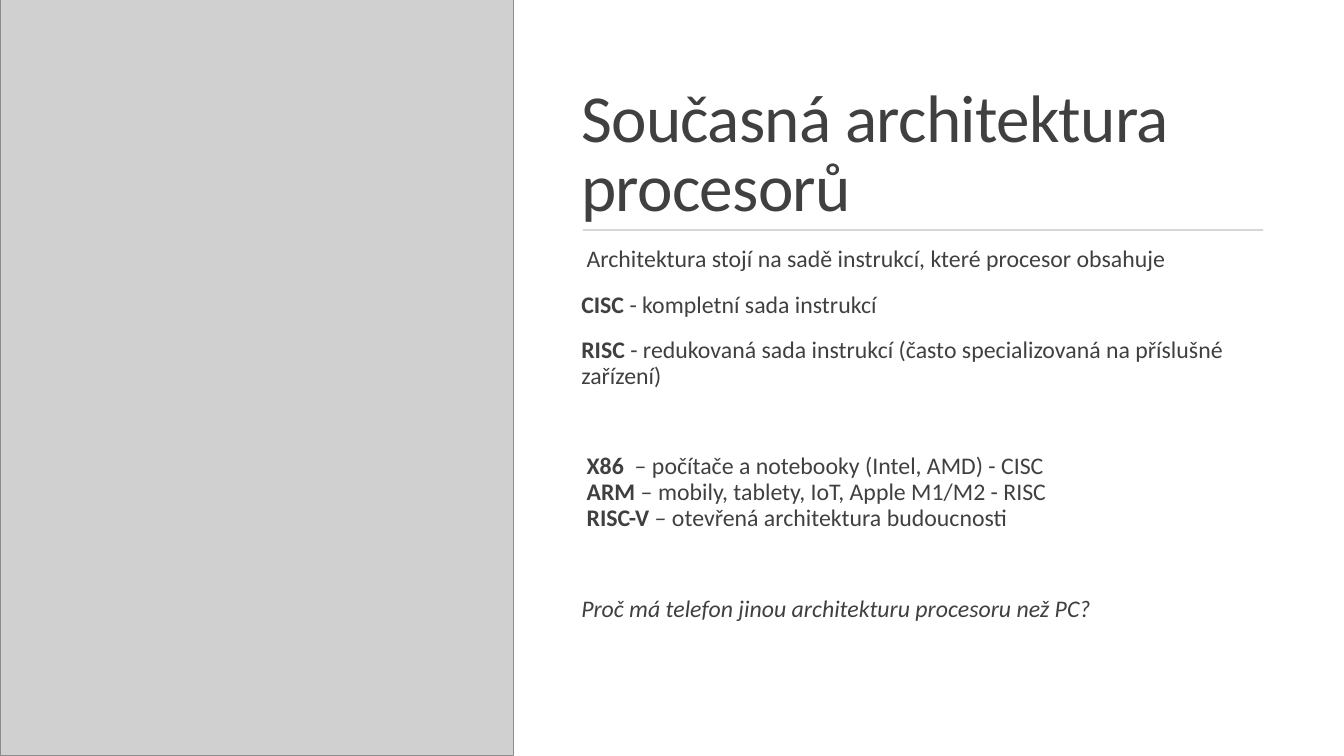
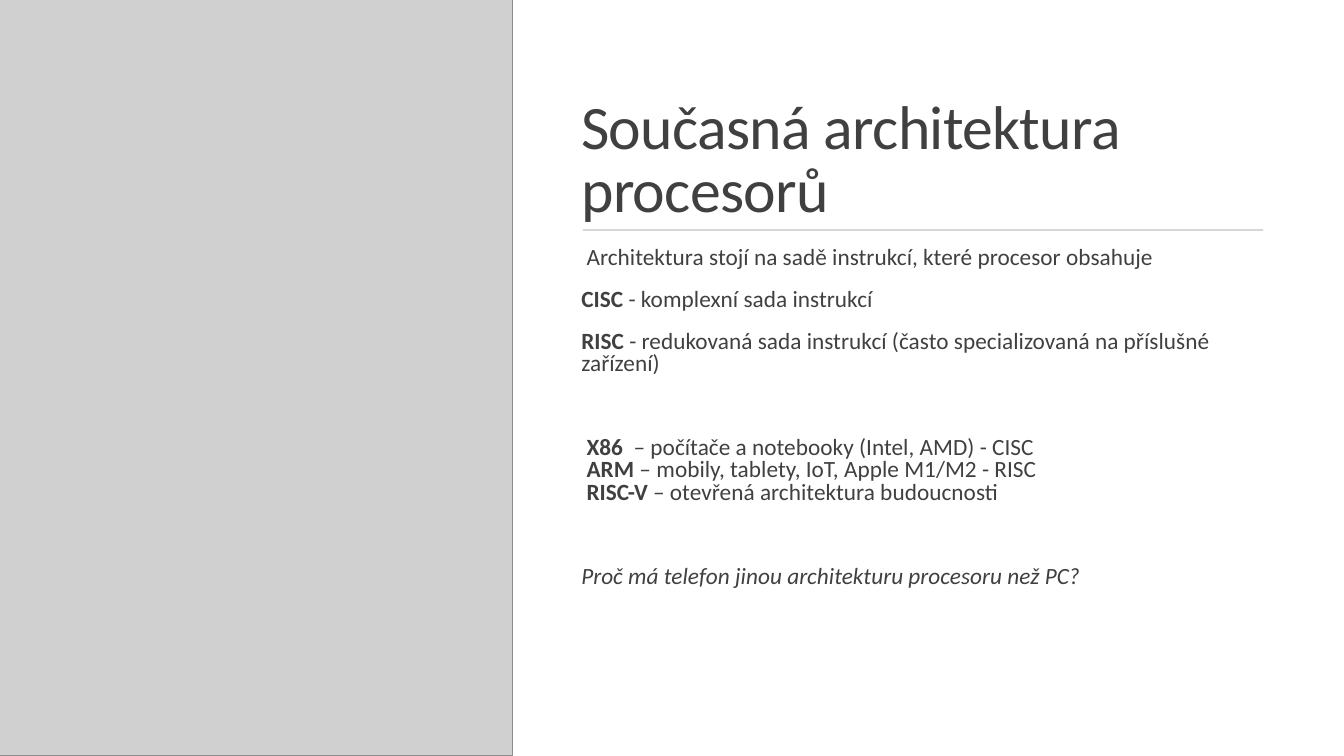
Before and after one commit to dawissl/hradebni-dmg, a slide deck: slide 9 of prezentace/1. ročník/04 - hardware.pptx. Drawn at 1344x756 pixels with LibreOffice and Linux fonts; fonts in the diff are those of the drawing; grey boxes stand for pictures. Boxes give left, top, right and bottom in pixels: in the first picture for what was removed or moved away, otherwise in the second. Text is boxed around its words. In the diff, an @@ line names an element or a change of style, - is before the commit and + after.

```diff
--- a/prezentace/1. ročník/04 - hardware.pptx
+++ b/prezentace/1. ročník/04 - hardware.pptx
@@ title "Současná architektura procesorů" at [581,106,1121,222]: size 48 to 44.1 pt @@
@@ text at [581,249,1209,588]: size 17 to 16.6 pt; line spacing 0.9 to 0.8 @@
@@ text at [581,291,873,311]: text changed; size 17 to 16.6 pt @@
-  CISC - kompletní sada instrukcí
+  CISC - komplexní sada instrukcí
```
Also in this commit, not shown: 7 other slides changed, 5 other files.
